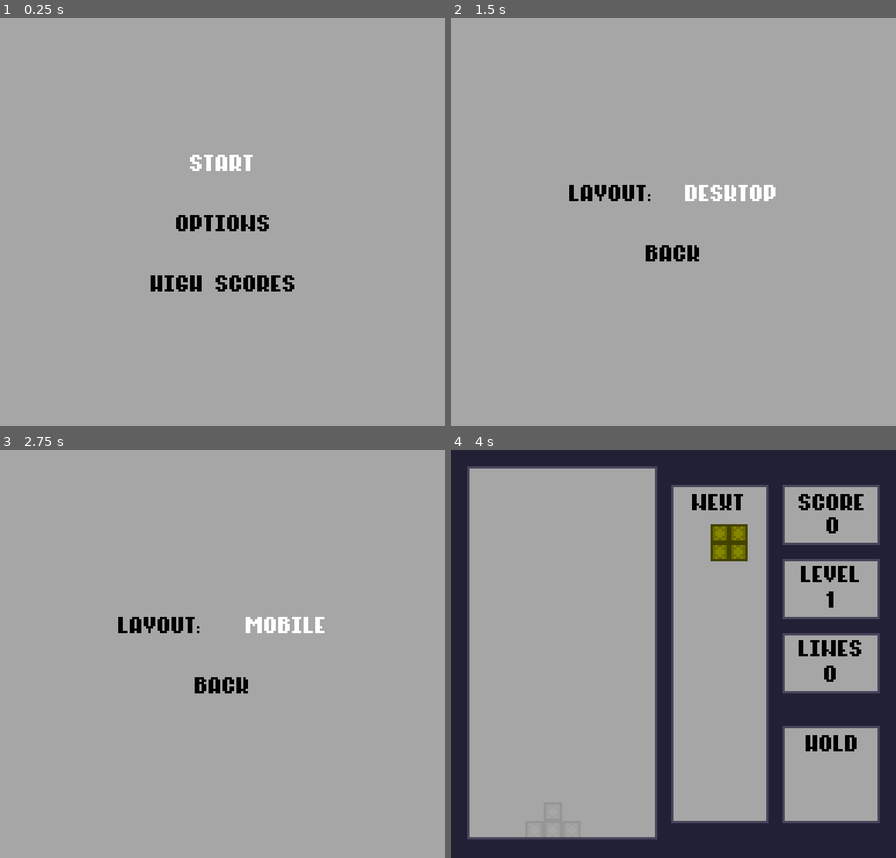
Above: before the commit, frames 1-4 (two rows, left to right).
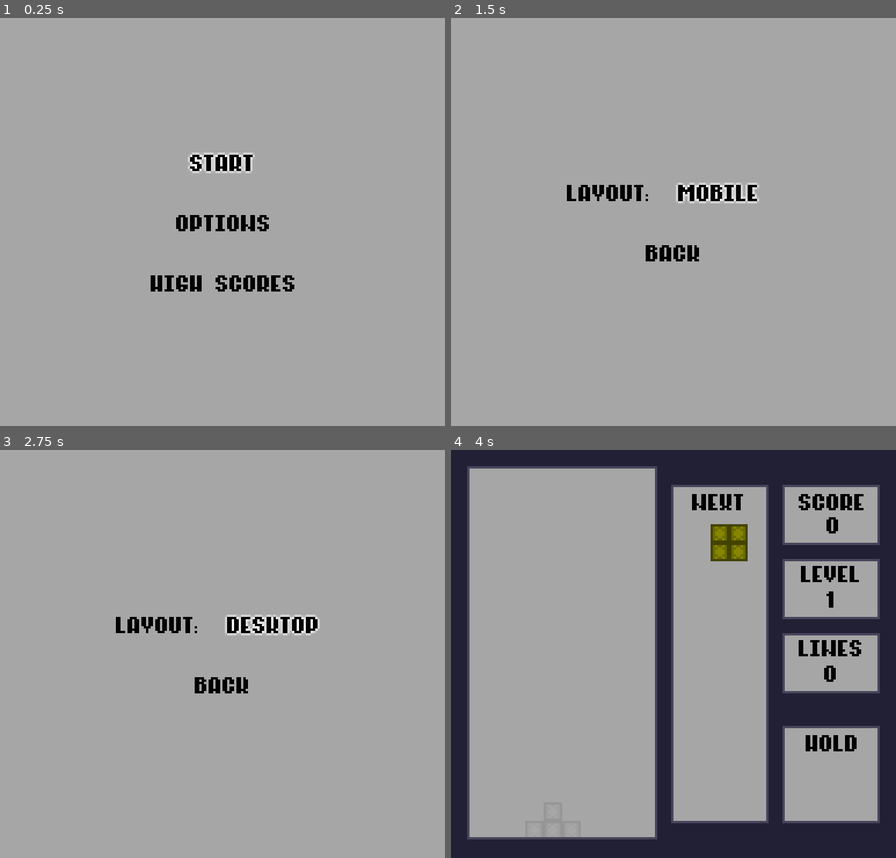
Above: after the commit, the same moments.

Repository: veren-damyanov/tetris
Game: Godot game, scene res://menu.tscn
Same seed, same stepped clock (60 frames per second), same inputs: the game is played once before the commit and once after it.
Inputs:
- Up to frame 1 (0.25 s): no input
- Up to frame 2 (1.5 s): click "options" at 0.5 s; click "mobile" (after the commit: "desktop") at 1.25 s
- Up to frame 3 (2.75 s): click "desktop" (after the commit: "mobile") at 2 s
- Up to frame 4 (4 s): click "back" at 2.75 s; click "start" at 3.5 s

The runs differ from the first frame. In frame 1, 0.7% of the frame differs, in the area x 42-58%, y 32-39%; in frame 2, 1.3%; in frame 3, 1.3%, in the area x 26-73%, y 40-46%; in frame 4, nothing differs.

Commit message:
Improve the menus theme/style

Diff:
--- a/project/assets/menu_theme.tres
+++ b/project/assets/menu_theme.tres
@@ -11,8 +11,11 @@
 default_font_size = 16
 Button/colors/font_color = Color(0, 0, 0, 1)
 Button/colors/font_disabled_color = Color(0, 0, 0, 1)
-Button/colors/font_focus_color = Color(1, 1, 1, 1)
-Button/colors/font_hover_color = Color(1, 1, 1, 1)
-Button/colors/font_pressed_color = Color(1, 1, 1, 1)
+Button/colors/font_focus_color = Color(0, 0, 0, 1)
+Button/colors/font_hover_color = Color(0, 0, 0, 1)
+Button/colors/font_hover_pressed_color = Color(0.588235, 0.588235, 0.588235, 1)
+Button/colors/font_outline_color = Color(1, 1, 1, 1)
+Button/colors/font_pressed_color = Color(0.588235, 0.588235, 0.588235, 1)
+Button/constants/outline_size = 0
 Button/styles/focus = SubResource("StyleBoxEmpty_h6vb2")
 Button/styles/pressed = SubResource("StyleBoxEmpty_510j6")
--- a/project/menu.tscn
+++ b/project/menu.tscn
@@ -50,6 +50,12 @@
 text = "high scores"
 flat = true
 
+[connection signal="focus_entered" from="VBoxContainer/StartButton" to="." method="_on_start_button_focus_entered"]
+[connection signal="focus_exited" from="VBoxContainer/StartButton" to="." method="_on_start_button_focus_exited"]
 [connection signal="pressed" from="VBoxContainer/StartButton" to="." method="_on_start_button_pressed"]
+[connection signal="focus_entered" from="VBoxContainer/OptionsButton" to="." method="_on_options_button_focus_entered"]
+[connection signal="focus_exited" from="VBoxContainer/OptionsButton" to="." method="_on_options_button_focus_exited"]
 [connection signal="pressed" from="VBoxContainer/OptionsButton" to="." method="_on_options_button_pressed"]
+[connection signal="focus_entered" from="VBoxContainer/ScoresButton" to="." method="_on_scores_button_focus_entered"]
+[connection signal="focus_exited" from="VBoxContainer/ScoresButton" to="." method="_on_scores_button_focus_exited"]
 [connection signal="pressed" from="VBoxContainer/ScoresButton" to="." method="_on_scores_button_pressed"]
--- a/project/options.tscn
+++ b/project/options.tscn
@@ -28,6 +28,7 @@
 grow_vertical = 2
 
 [node name="GridContainer" type="GridContainer" parent="MainContainer"]
+custom_minimum_size = Vector2(100, 0)
 layout_mode = 2
 size_flags_horizontal = 4
 size_flags_vertical = 4
@@ -35,21 +36,21 @@
 
 [node name="LayoutLabel" type="Button" parent="MainContainer/GridContainer"]
 layout_mode = 2
+size_flags_horizontal = 0
+size_flags_vertical = 4
 focus_mode = 0
 disabled = true
 text = "layout:"
 flat = true
 
 [node name="LayoutButton" type="Button" parent="MainContainer/GridContainer"]
-custom_minimum_size = Vector2(50, 0)
 layout_mode = 2
-size_flags_horizontal = 4
+size_flags_horizontal = 8
 size_flags_vertical = 4
 focus_neighbor_top = NodePath("../../BackButton")
 focus_neighbor_bottom = NodePath("../../BackButton")
-text = "mobile"
+text = "desktop"
 flat = true
-alignment = 2
 
 [node name="BackButton" type="Button" parent="MainContainer"]
 layout_mode = 2
@@ -61,5 +62,9 @@
 flat = true
 
 [connection signal="pressed" from="MainContainer/GridContainer/LayoutLabel" to="." method="_on_layout_button_pressed"]
+[connection signal="focus_entered" from="MainContainer/GridContainer/LayoutButton" to="." method="_on_layout_button_focus_entered"]
+[connection signal="focus_exited" from="MainContainer/GridContainer/LayoutButton" to="." method="_on_layout_button_focus_exited"]
 [connection signal="pressed" from="MainContainer/GridContainer/LayoutButton" to="." method="_on_layout_button_pressed"]
+[connection signal="focus_entered" from="MainContainer/BackButton" to="." method="_on_back_button_focus_entered"]
+[connection signal="focus_exited" from="MainContainer/BackButton" to="." method="_on_back_button_focus_exited"]
 [connection signal="pressed" from="MainContainer/BackButton" to="." method="_on_back_button_pressed"]
--- a/project/scripts/globals.gd
+++ b/project/scripts/globals.gd
@@ -3,3 +3,6 @@
 const FIELD_X = 10 # x size of playfield in tiles
 const FIELD_Y = 20 # y size of playfield in tiles
 const TILE_SIZE = 8 # size of one tile in pixels
+
+enum LAYOUT {DESKTOP = 0, MOBILE = 1}
+var current_layout = LAYOUT.DESKTOP
--- a/project/scripts/menu.gd
+++ b/project/scripts/menu.gd
@@ -6,10 +6,26 @@
 func _on_start_button_pressed():
     self.get_tree().change_scene_to_file("res://playfield.tscn")
 
-
 func _on_options_button_pressed():
     self.get_tree().change_scene_to_file("res://options.tscn")
 
-
 func _on_scores_button_pressed():
     pass # TODO: Implement
+
+func _on_start_button_focus_entered():
+    $VBoxContainer/StartButton.add_theme_constant_override("outline_size", 2)
+
+func _on_start_button_focus_exited():
+    $VBoxContainer/StartButton.remove_theme_constant_override("outline_size")
+
+func _on_options_button_focus_entered():
+    $VBoxContainer/OptionsButton.add_theme_constant_override("outline_size", 2)
+
+func _on_options_button_focus_exited():
+    $VBoxContainer/OptionsButton.remove_theme_constant_override("outline_size")
+
+func _on_scores_button_focus_entered():
+    $VBoxContainer/ScoresButton.add_theme_constant_override("outline_size", 2)
+
+func _on_scores_button_focus_exited():
+    $VBoxContainer/ScoresButton.remove_theme_constant_override("outline_size")
--- a/project/scripts/options.gd
+++ b/project/scripts/options.gd
@@ -1,19 +1,36 @@
 extends Control
+
+var globals
 
 
 func _ready():
+    self.globals = get_node("/root/globals")
     $MainContainer/GridContainer/LayoutButton.grab_focus()
-
 
 func _on_layout_button_pressed():
     var layout_button = $MainContainer/GridContainer/LayoutButton
     var text = layout_button.get_text()
+
     if text == 'desktop':
         layout_button.set_text('mobile')
+        self.globals.current_layout = self.globals.LAYOUT.MOBILE
     elif text == 'mobile':
         layout_button.set_text('desktop')
+        self.globals.current_layout = self.globals.LAYOUT.DESKTOP
     else:
         layout_button.set_text('ERROR!')
 
 func _on_back_button_pressed():
     self.get_tree().change_scene_to_file("res://menu.tscn")
+
+func _on_layout_button_focus_entered():
+    $MainContainer/GridContainer/LayoutButton.add_theme_constant_override("outline_size", 2)
+
+func _on_layout_button_focus_exited():
+    $MainContainer/GridContainer/LayoutButton.remove_theme_constant_override("outline_size")
+
+func _on_back_button_focus_entered():
+    $MainContainer/BackButton.add_theme_constant_override("outline_size", 2)
+
+func _on_back_button_focus_exited():
+    $MainContainer/BackButton.remove_theme_constant_override("outline_size")
